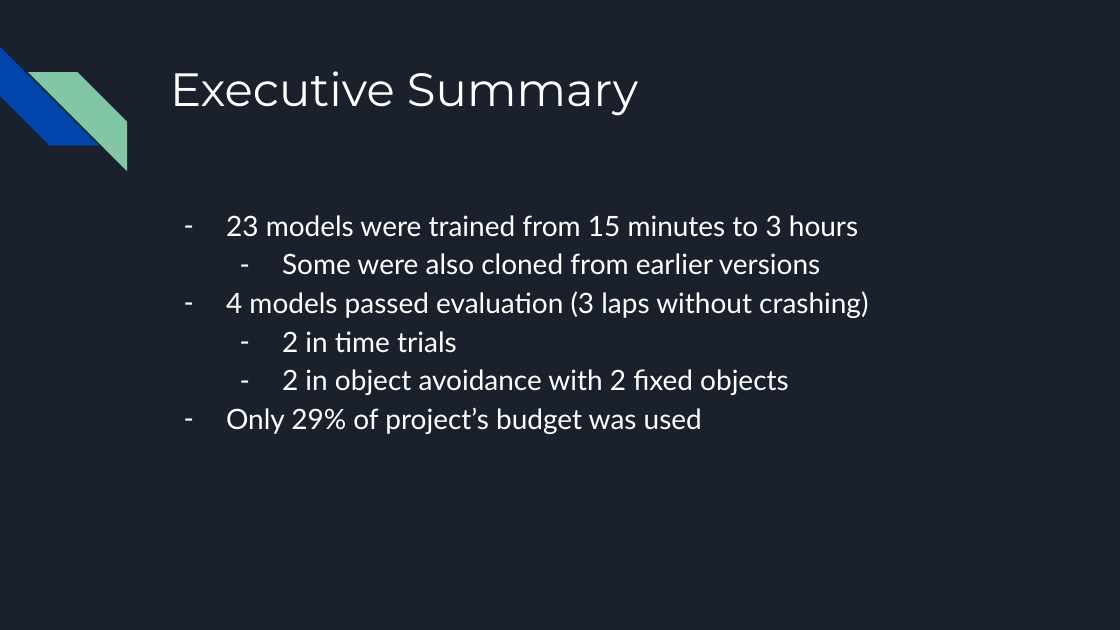
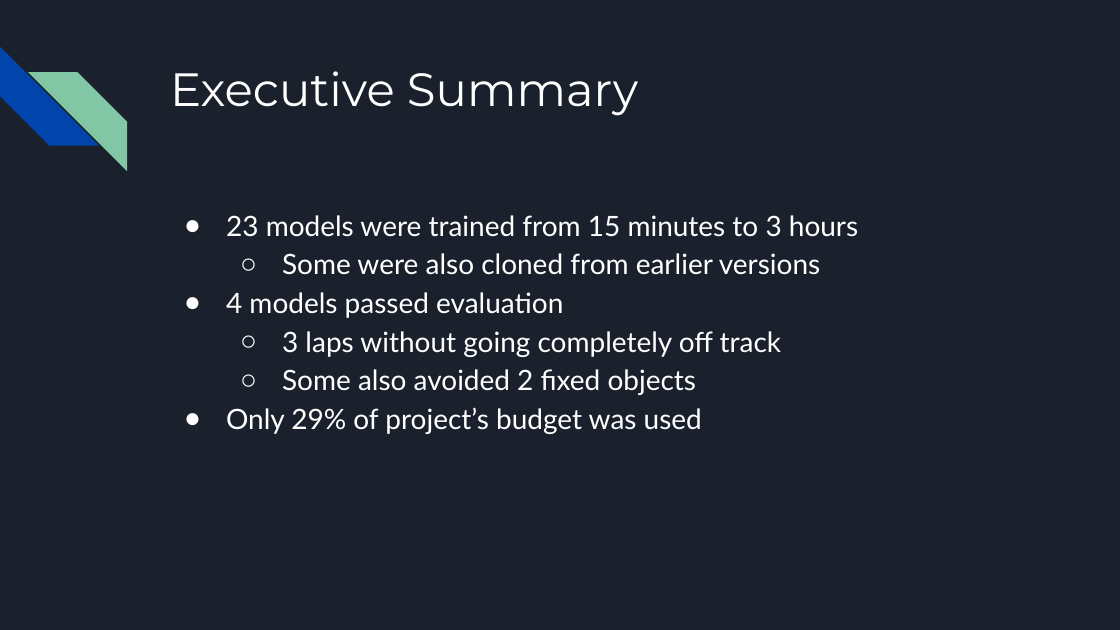
Before and after one commit to JasonCaldwellMBA/AWS_DeepRacer-Object_Avoidance, a slide deck: slide 2 of AWS DeepRacer Presentation.pptx. Drawn at 1120x630 pixels with LibreOffice and Linux fonts; fonts in the diff are those of the drawing. Boxes give left, top, right and bottom in pixels: in the first picture for what was removed or moved away, otherwise in the second. Text is boxed around its words. In the diff, an @@ line names an element or a change of style, - is before the commit and + after.

```diff
--- a/AWS DeepRacer Presentation.pptx
+++ b/AWS DeepRacer Presentation.pptx
@@ text at <box>226,215,858,434</box>: bullet - to ●; bullet - to ○ @@
@@ text at <box>226,292,781,395</box>: text changed @@
-– 4 models passed evaluation (3 laps without crashing)
-  – 2 in time trials
-  – 2 in object avoidance with 2 fixed objects
+● 4 models passed evaluation
+  ○ 3 laps without going completely off track
+  ○ Some also avoided 2 fixed objects
```
Also in this commit, not shown: 10 other slides changed, 3 slides added, 2 slides removed, 1 other file.
